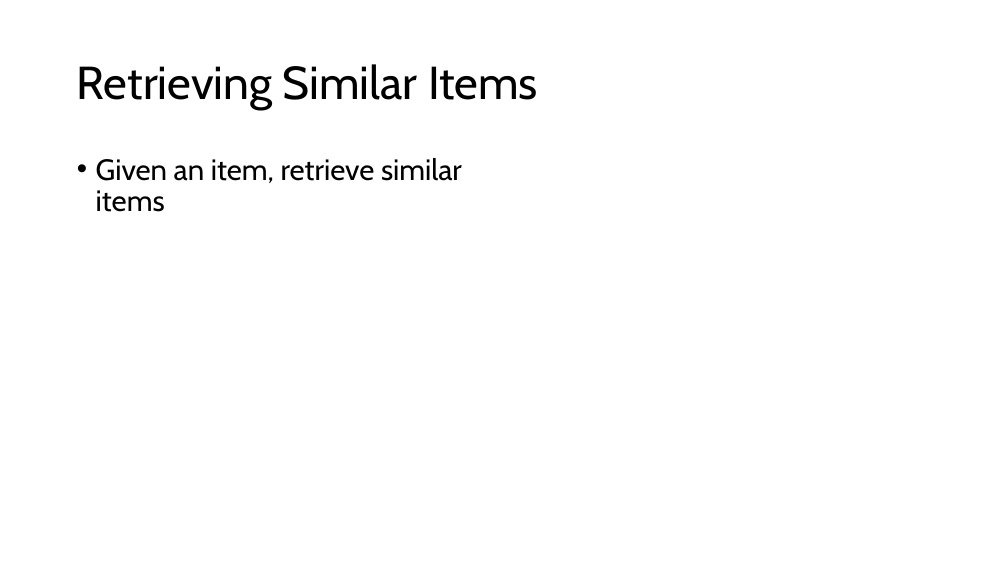
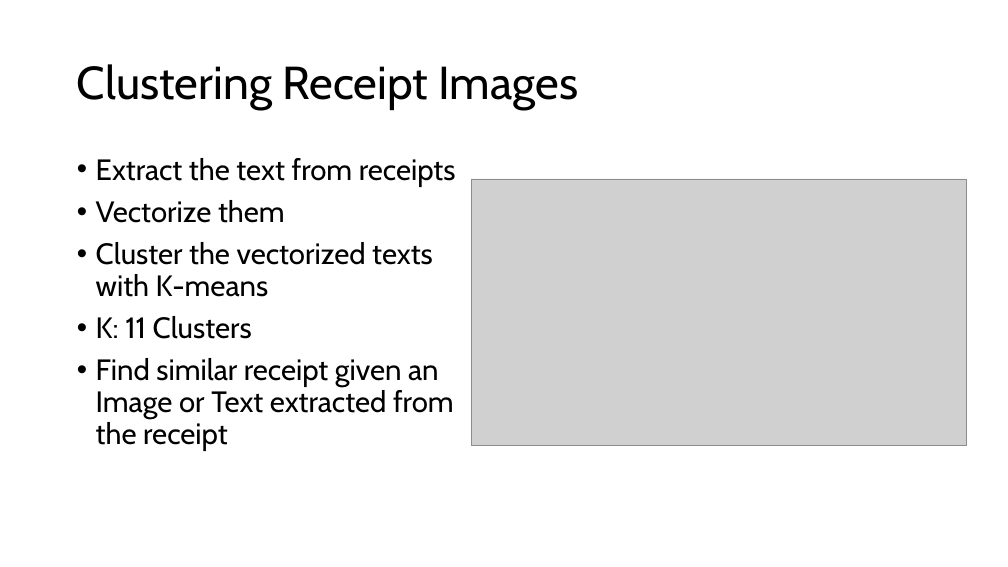
Before and after one commit to iradualbert/dst-receipt-expense, a slide deck: slide 13 of Receipt_Images_Processing.pptx. Drawn at 1008x567 pixels with LibreOffice and Linux fonts; fonts in the diff are those of the drawing; grey boxes stand for pictures. Boxes give left, top, right and bottom in pixels: in the first picture for what was removed or moved away, otherwise in the second. Text is boxed around its words. In the diff, an @@ line names an element or a change of style, - is before the commit and + after.

```diff
--- a/Receipt_Images_Processing.pptx
+++ b/Receipt_Images_Processing.pptx
@@ title at (77,64,579,110): text changed @@
-Retrieving Similar Items
+Clustering Receipt Images
@@ text at (96,158,456,451): text changed @@
-• Given an item, retrieve similar items
+• Extract the text from receipts
+• Vectorize them
+• Cluster the vectorized texts with K-means
+• K: 11 Clusters
+• Find similar receipt given an Image or Text extracted from the receipt
@@ picture added at (471,179,966,445) @@
```
Also in this commit, not shown: 4 other slides changed, 4 other files.
